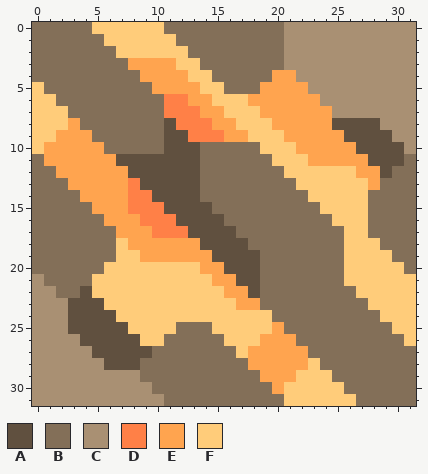
Pixel-art sprite, stored at sprites/blocks/environment/JJ/Ashen/Burning-Ashen-Silver3.png. That is the earlier state.
The file is 32x32 pixels.
Palette (. is transparent): A #60503f  B #836f58  C #a99073  D #ff8047  E #ffa44f  F #ffcc7a
Pixels before, first column x 0:
 0 BBBBBFFFFFFBBBBBBBBBBCCCCCCCCCCC
 1 BBBBBBFFFFFFBBBBBBBBBCCCCCCCCCCC
 2 BBBBBBBFFFFFFBBBBBBBBCCCCCCCCCCC
 3 BBBBBBBBEEEEFFBBBBBBBCCCCCCCCCCC
 4 BBBBBBBBBEEEEFFBBBBBEECCCCCCCCCC
 5 FBBBBBBBBBEEEEFFBBBEEEECCCCCCCCC
 6 FFBBBBBBBBBDDEEFFFEEEEEECCCCCCCC
 7 FFFBBBBBBBBDDDEEFFFEEEEEECCCCCCC
 8 FFFEBBBBBBBADDDEEFFFEEEEEAAAACCC
 9 FFEEEBBBBBBAADDDEEFFFEEEEEAAAACC
10 FEEEEEBBBBBAAABBBBBFFFEEEEEAAAAC
11 BEEEEEEAAAAAAABBBBBBFFFEEEEEAAAB
12 BBEEEEEEAAAAAABBBBBBBFFFFFFEEABB
13 BBBEEEEEDAAAAABBBBBBBBFFFFFFEBBB
14 BBBBEEEEDDAAAABBBBBBBBBFFFFFBBBB
15 BBBBBEEEDDDAAAABBBBBBBBBFFFFBBBB
16 BBBBBBEEEDDDAAAABBBBBBBBBFFFBBBB
17 BBBBBBBEEEDDDAAAABBBBBBBBBFFBBBB
18 BBBBBBBFEEEEEEAAAABBBBBBBBFFFBBB
19 BBBBBBBFFEEEEEEAAAABBBBBBBFFFFBB
20 BBBBBBFFFFFFFFEEAAABBBBBBBFFFFFB
21 CBBBBFFFFFFFFFFEEAABBBBBBBFFFFFF
22 CCBBAFFFFFFFFFFFEEABBBBBBBBFFFFF
23 CCCAAAFFFFFFFFFFFEEBBBBBBBBBFFFF
24 CCCAAAAFFFFFFFFFFFFFBBBBBBBBBFFF
25 CCCAAAAAFFFFBBBFFFFFEBBBBBBBBBFF
26 CCCCAAAAAFFBBBBBFFFEEEBBBBBBBBBF
27 CCCCCAAAAABBBBBBBFEEEEEBBBBBBBBB
28 CCCCCCAAABBBBBBBBBEEEEEFBBBBBBBB
29 CCCCCCCCCBBBBBBBBBBEEEFFFBBBBBBB
30 CCCCCCCCCCBBBBBBBBBBEFFFFFBBBBBB
31 CCCCCCCCCCCBBBBBBBBBBFFFFFFBBBBB
After:
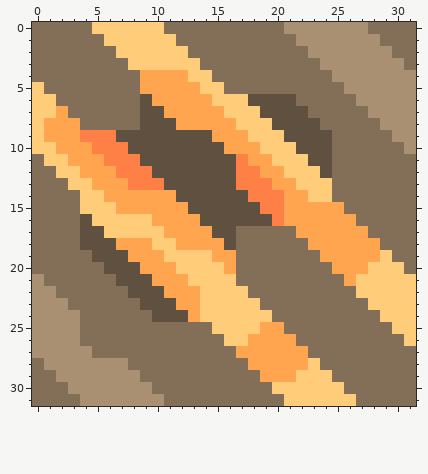
The edit:
Changed rows in their new state; - is an unchanged pixel.
first column x 0:
 0 ----------------------------BBBB
 1 ---------------------B-------BBB
 2 ---------------------BB-------BB
 3 --------FFFF---------BBB-------B
 4 --------------------BBBBB-------
 5 ---------E---------BBBBBBB------
 6 ---------AEEE-----AAAABBBBB-----
 7 --E------AAEEE-----AAAABBBBB----
 8 -EE------AA-EEE-----AAAABBBBB---
 9 -E--DDDAAAA--AAE-----AAAABBBBB--
10 -F---DDDAAA---AAEEE---AAABBBBBB-
11 -FF---DDD-----AAADEE---AABBBBBB-
12 --FF---DDD----AAADDEE---ABBBBB--
13 ---FF----DD---AAADDDEE---BBBB---
14 ----FF--EEEE--AAAADDDEE--BBB----
15 ----FFF-EEEEE--AAAADDEEEEEBB----
16 ----AFFFFFEEEE--AAAADEEEEEEB----
17 ----AAFFFFFEEEE-------EEEEEE----
18 ----AAAE--FF--EE-B-----EEEEEE---
19 -----AAAE--FFFFEEBB-----EEEEE---
20 ------AAAEEE--FFEBB------EEE----
21 -----BBAAAEEE--FFBB-------E-----
22 ----BBBBAAAEEE--FFB-------------
23 ---BBBBBBAAAEE---FF-------------
24 ---CBBBBBBAAAE------------------
25 ---CBBBBBBBB-------E------------
26 ----BBBBBBB-------E-------------
27 -----BBBBB-------E--------------
28 B-----CCB-----------------------
29 BB------------------------------
30 BBB-----------------F-----------
31 BBBB----------------------------
Boxes around the changes in both pictures, in picture pixels (x1, y1, x2, y2):
changed: (32, 22, 416, 406)
